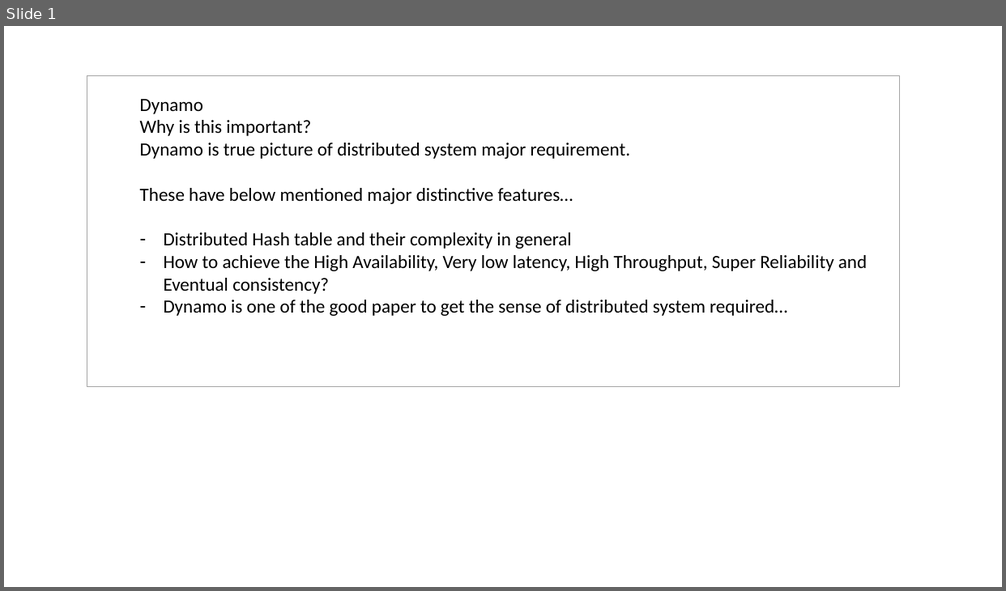
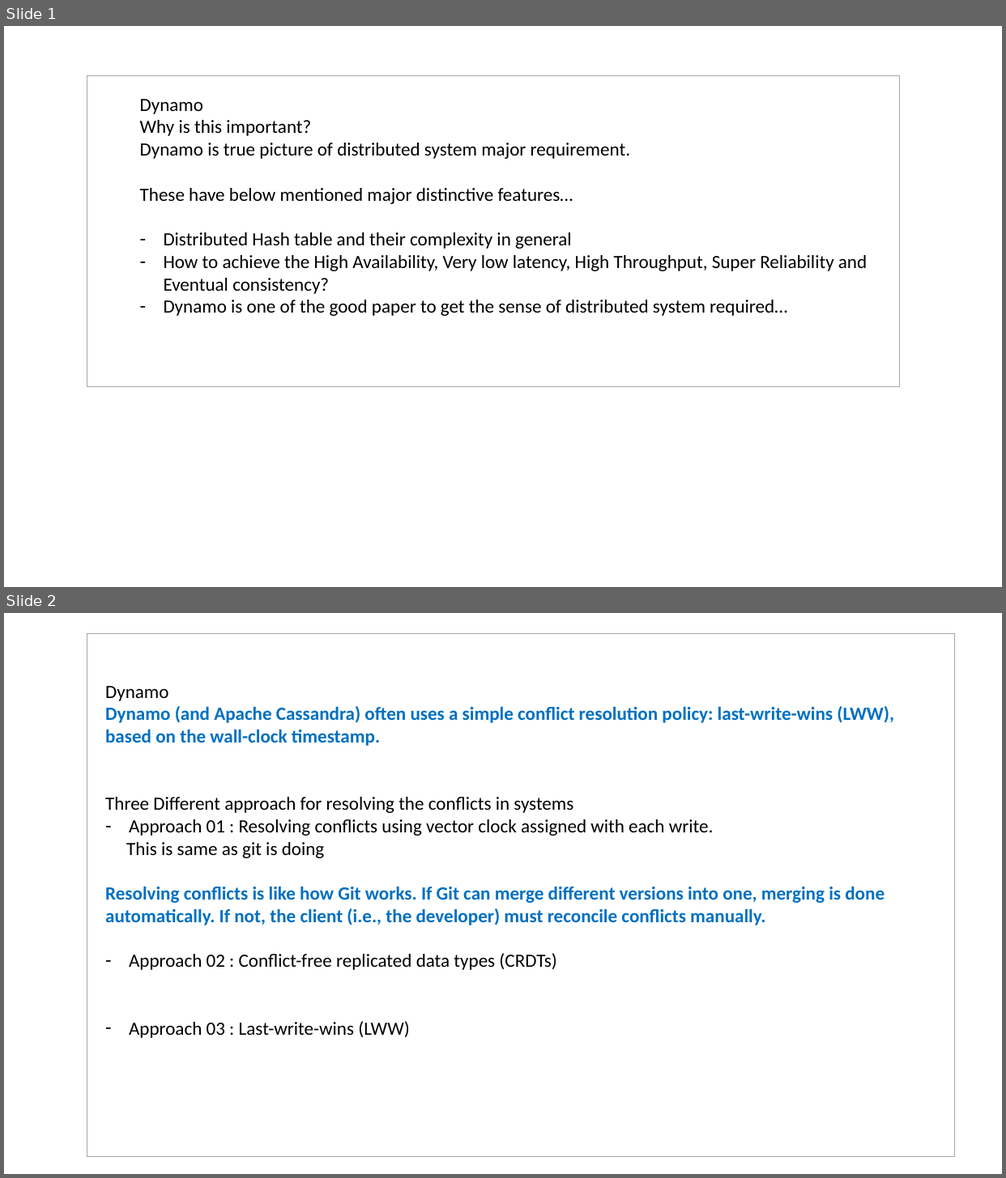
Before and after one commit to abmishra1234/Advanced-System-Design, a slide deck: Dynamo_Understanding.pptx. Shown one above the other, each under a label of ours: slide 1 before the commit, slides 1 and 2 after it. The pictures are 1006x591 and 1006x1178 pixels, drawn with LibreOffice and Linux fonts; fonts in the diff are those of the drawing. Boxes give left, top, right and bottom in pixels: in the first picture for what was removed or moved away, otherwise in the second. Text is boxed around its words. In the diff, an @@ line names an element or a change of style, - is before the commit and + after.

Commit message:
Update for Read and Write

```diff
--- a/Dynamo_Understanding.pptx
+++ b/Dynamo_Understanding.pptx
@@ slide 2 added at (4,613,1002,1174), background #FFFFFF @@
@@ rectangle added at (87,634,955,1157), outline #A5A5A5 0.75 pt @@
@@ text added at (105,686,894,1038), 18 pt, text #0070C0, bold @@
+Dynamo
+Dynamo (and Apache Cassandra) often uses a simple conflict resolution policy: last-write-wins (LWW), based on the wall-clock timestamp.
+Three Different approach for resolving the conflicts in systems
+– Approach 01 : Resolving conflicts using vector clock assigned with each write.
+This is same as git is doing
+Resolving conflicts is like how Git works. If Git can merge different versions into one, merging is done automatically. If not, the client (i.e., the developer) must reconcile conflicts manually.
+– Approach 02 : Conflict-free replicated data types (CRDTs)
+– Approach 03 : Last-write-wins (LWW)
```
Also in this commit, not shown: 5 other slides added, 1 slide removed.
